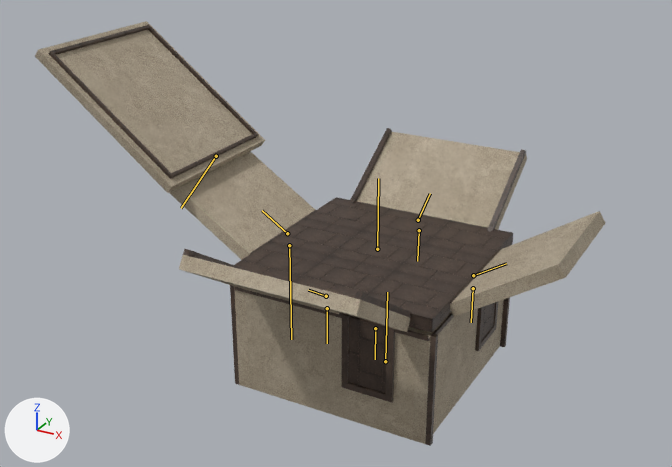
What one commit did to the FBX model Assets/Models/Walls/Bedroom_Base_Z.fbx.
The view is the same before and after, from a camera (50 mm lens) standing at (10.03, -20.55, 10.48) and looking at (-1.24, -0.06, 0.23). The lights are fixed; the arrows at lower left show +X, +Y and +Z. The older version comes first. Both versions are drawn at frame 97 of the action 'Bedroom_Mini_COME'; the numbers are the values there. The bones that bend it are drawn over the model as lines.

Objects in the first picture: 'Bedroom_Base_Z'.
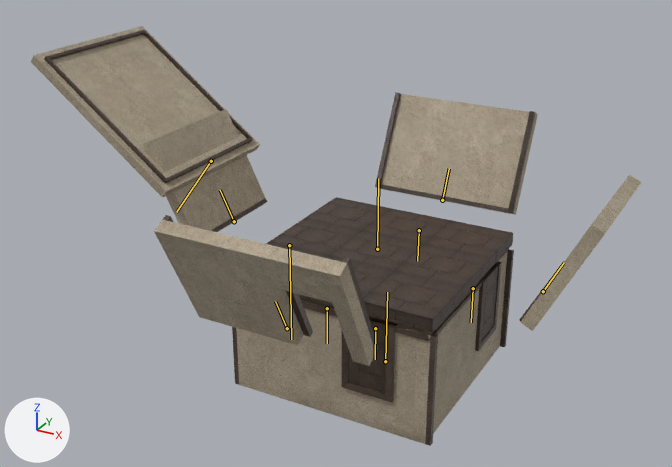
What differs and where, as boxes (x1, y1, x2, y2) in the pictures (672 x 467 px):
'Bedroom_Base_Z', posed (7% wider)
    before: (35, 21, 606, 446)
    after: (31, 26, 642, 446)
bone 'Rooftop', root to tip
    before: (216, 156) to (181, 208)
    after: (211, 161) to (176, 212)
bone 'Wall05', root to tip
    before: (326, 296) to (308, 290)
    after: (287, 328) to (275, 301)
bone 'Wall06', root to tip
    before: (287, 233) to (262, 210)
    after: (234, 221) to (220, 190)
bone 'Wall07', root to tip
    before: (418, 220) to (430, 193)
    after: (442, 200) to (449, 168)
bone 'Wall08', root to tip
    before: (473, 275) to (506, 263)
    after: (543, 291) to (564, 262)

The change in detail:
Bone 'Rooftop' (bone_rooftop) moves from (2.4, -5.36, 0.0) to (2.59, -5.19, 0.0).
Bone 'Wall05' (bone_wall05) moves from (0.0, -0.14, 1.04) to (0.0, -0.14, 2.87).
Bone 'Wall05' (bone_wall05) turns from (57, 0, 0) to (26, 0, 0) degrees about its own x, y and z.
Bone 'Wall06' (bone_wall06) moves from (-0.56, -0.14, 0.0) to (-2.39, -0.14, 0.0).
Bone 'Wall06' (bone_wall06) turns from (0, 0, 57) to (0, 0, 26) degrees about its own x, y and z.
Bone 'Wall07' (bone_wall07) moves from (0.0, -0.14, -0.9) to (0.0, -0.14, -2.73).
Bone 'Wall07' (bone_wall07) turns from (-57, 0, 0) to (-26, 0, 0) degrees about its own x, y and z.
Bone 'Wall08' (bone_wall08) moves from (0.49, -0.14, 0.0) to (2.32, -0.14, 0.0).
Bone 'Wall08' (bone_wall08) turns from (0, 0, -57) to (0, 0, -26) degrees about its own x, y and z.
